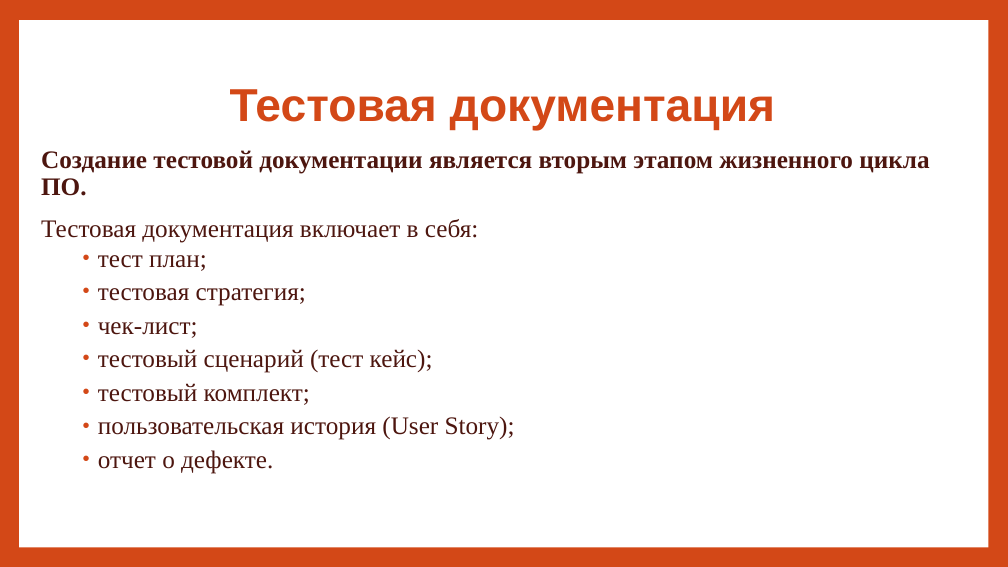
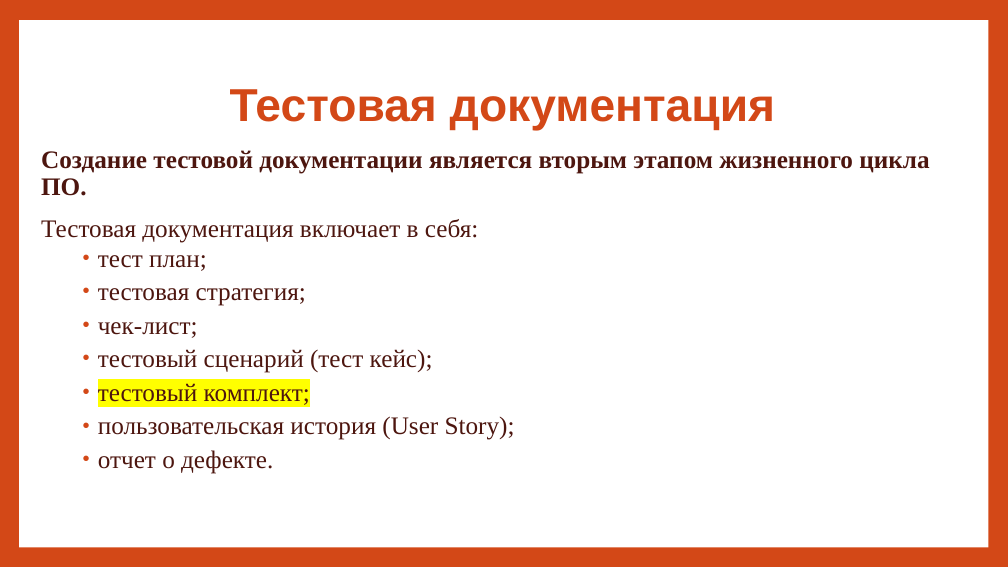
Before and after one commit to Crockdel/TPK-BS, a slide deck: slide 2 of МДК 01.02/Тестовая документация.pptx. Drawn at 1008x567 pixels with LibreOffice and Linux fonts; fonts in the diff are those of the drawing. Boxes give left, top, right and bottom in pixels: in the first picture for what was removed or moved away, otherwise in the second. Text is boxed around its words. In the diff, an @@ line names an element or a change of style, - is before the commit and + after.

```diff
--- a/МДК 01.02/Тестовая документация.pptx
+++ b/МДК 01.02/Тестовая документация.pptx
@@ text at (98, 383, 310, 405): highlight none to #FFFF00 in "тестовый комплект;" @@
```
Also in this commit, not shown: 11 other files.
